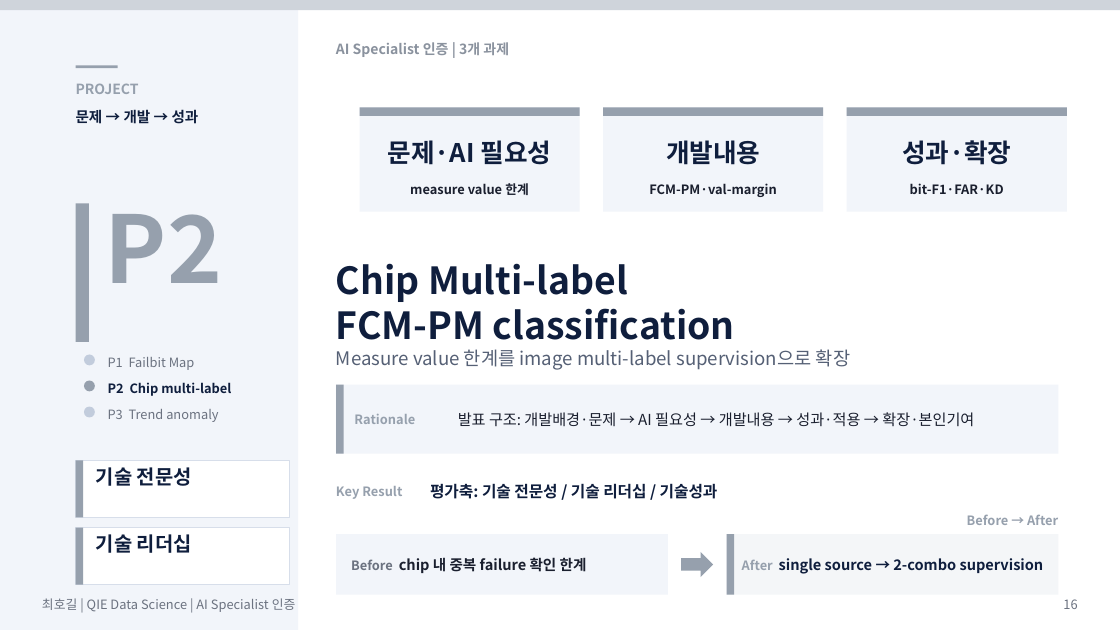
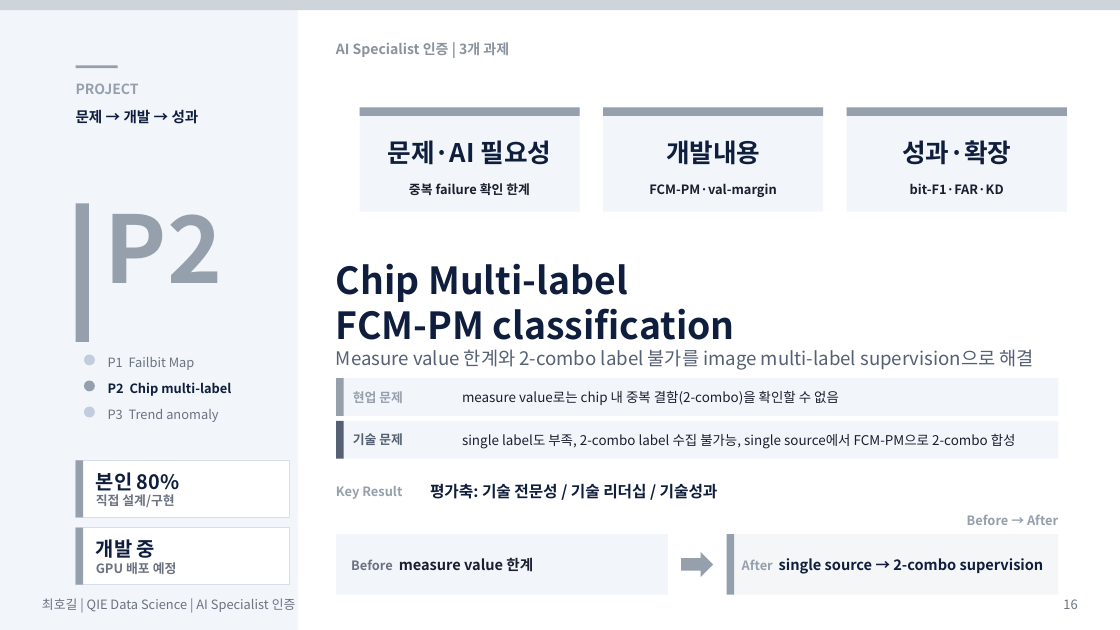
Before and after one commit to hogil/fbm_paper, a slide deck: slide 16 of recommendation/presentation/'26년 AI Specialist 면접 심사 자료_메모리사업부_최호길_평가항목_summary.pptx. Drawn at 1120x630 pixels with LibreOffice and Linux fonts; fonts in the diff are those of the drawing. Boxes give left, top, right and bottom in pixels: in the first picture for what was removed or moved away, otherwise in the second. Text is boxed around its words. In the diff, an @@ line names an element or a change of style, - is before the commit and + after.

Commit message:
Align AI certification deck with scoring rubric

```diff
--- a/recommendation/presentation/'26년 AI Specialist 면접 심사 자료_메모리사업부_최호길_평가항목_summary.pptx
+++ b/recommendation/presentation/'26년 AI Specialist 면접 심사 자료_메모리사업부_최호길_평가항목_summary.pptx
@@ text at box(409, 183, 530, 195): text changed; size 12.5 to 11 pt @@
-Before chip 내 중복 failure 확인 한계
+중복 failure 확인 한계
@@ text at box(336, 349, 1034, 370): text changed @@
-Measure value 한계를 image multi-label supervision으로 확장
+Measure value 한계와 2-combo label 불가를 image multi-label supervision으로 해결
@@ rectangle: place and size @@
-rectangle at box(336, 385, 344, 454)
+rectangle at box(336, 378, 344, 416)
@@ rectangle added at box(336, 378, 1059, 416), fill #F2F5FA @@
@@ text added at box(353, 391, 403, 403), 11 pt, text #96A0AD, bold @@
+현업 문제
@@ text removed at box(354, 414, 415, 424) @@
-Rationale
@@ text removed at box(458, 412, 974, 427) @@
-발표 구조: 개발배경·문제 → AI 필요성 → 개발내용 → 성과·적용 → 확장·본인기여
@@ text added at box(462, 390, 839, 405), 11.5 pt, text #1A1F2E @@
+measure value로는 chip 내 중복 결함(2-combo)을 확인할 수 없음
@@ rectangle: place and size @@
-rectangle at box(336, 385, 1059, 454)
+rectangle at box(336, 421, 1059, 459)
@@ rectangle added at box(336, 421, 344, 459), fill #556075 @@
@@ text added at box(353, 433, 403, 445), 11 pt, text #556075, bold @@
+기술 문제
@@ text added at box(462, 434, 1016, 449), 11.5 pt, text #1A1F2E @@
+single label도 부족, 2-combo label 수집 불가능, single source에서 FCM-PM으로 2-combo 합성
@@ text at box(96, 472, 180, 507): text changed; size 17 to 11 pt; text colour #0F1E3D to #6B7280 @@
-기술 전문성
+본인 80%
+직접 설계/구현
@@ text at box(96, 539, 177, 574): text changed; size 17 to 11 pt; text colour #0F1E3D to #6B7280 @@
-기술 리더십
+개발 중
+GPU 배포 예정
@@ text at box(351, 557, 533, 572): text changed; size 11 to 12.5 pt @@
-measure value 한계
+Before measure value 한계
```
Also in this commit, not shown: 4 other slides changed, 1 slide added, 2 other files.
